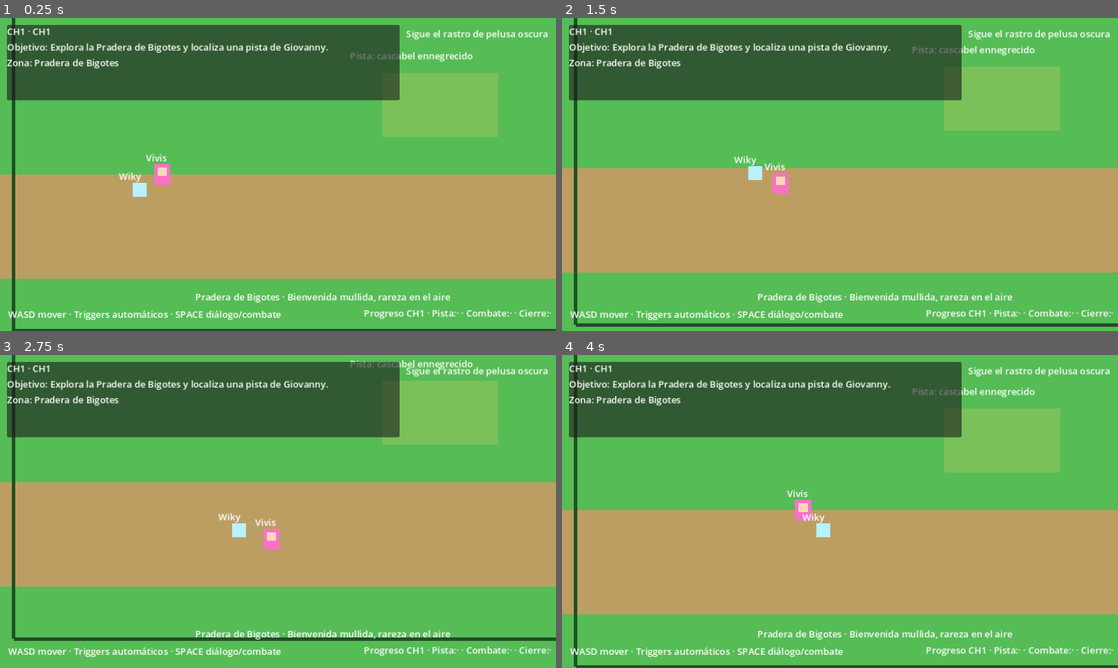
Above: before the commit, frames 1-4 (two rows, left to right).
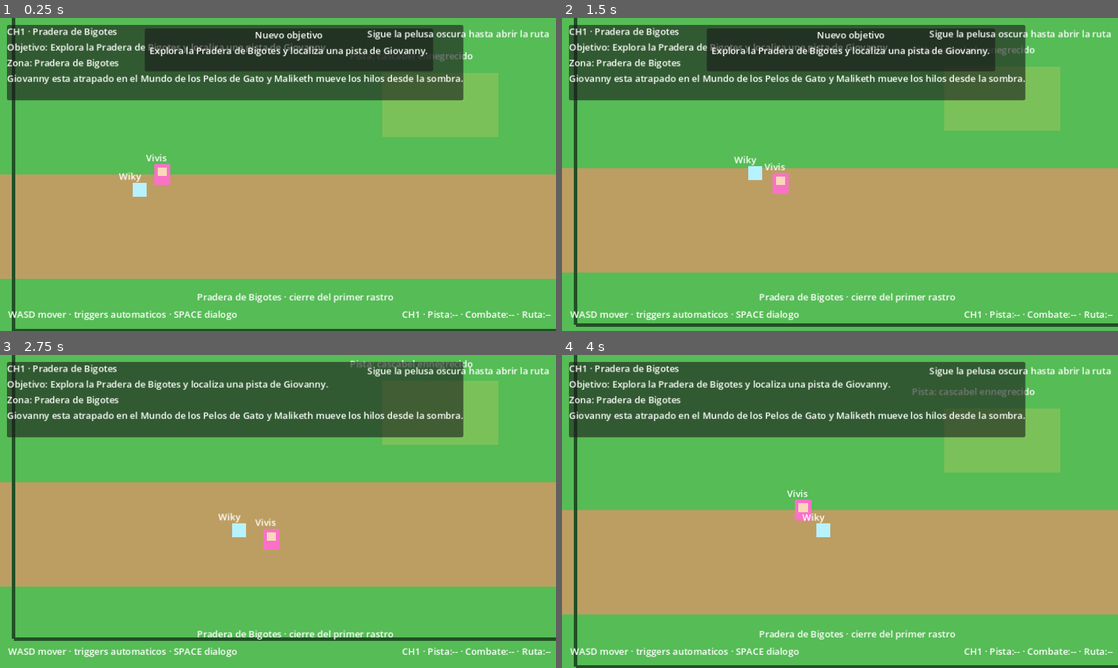
Above: after the commit, the same moments.

Repository: giovannyTorres/Sorpresa-Vivis
Game: Godot game, scene res://overworld/scenes/map_pradera_bigotes.tscn
Same seed, same stepped clock (60 frames per second), same inputs: the game is played once before the commit and once after it. This scene is started directly instead of the project's main scene.
Inputs:
- Up to frame 1 (0.25 s): no input
- Up to frame 2 (1.5 s): tap Enter at 0.5 s; hold D (move_right) 0.53-1.28 s; hold Space (action_primary) 0.53-1.28 s; hold S (move_down) from 1.28 s (still down); tap Space (action_primary) at 1.35 s
- Up to frame 3 (2.75 s): release S (move_down) at 2.03 s; hold D (move_right) from 2.03 s (still down); hold Space (action_primary) from 2.03 s (still down)
- Up to frame 4 (4 s): release D (move_right) at 2.78 s; release Space (action_primary) at 2.78 s; hold W (move_up) 2.78-3.53 s; tap Space (action_primary) at 2.85 s; hold A (move_left) from 3.53 s (still down); hold Space (action_primary) from 3.53 s (still down)

The runs differ from the first frame. In frame 1, 12% of the frame differs, in the area x 1-100%, y 2-97%; in frame 2, 12%; in frame 3, 5.7%; in frame 4, 5.7%.

Commit message:
Implement CH1 to CH2 overworld transition teaser

Diff:
--- a/godot_game/data/events/ch1_objectives.json
+++ /dev/null
@@ -1,8 +0,0 @@
-{
-  "ch1": {
-    "start": "Explora la Pradera de Bigotes y localiza una pista de Giovanny.",
-    "after_clue": "Llega al Altar de Maliketh para purgar la pelusa corrupta.",
-    "after_combat": "Regresa al claro inicial y confirma la resonancia del cascabel.",
-    "completed": "CH1 completado: obtuviste la Resonancia de Cascabel."
-  }
-}
--- a/godot_game/overworld/scenes/map_pradera_bigotes.tscn
+++ b/godot_game/overworld/scenes/map_pradera_bigotes.tscn
@@ -1,14 +1,15 @@
-[gd_scene load_steps=11 format=3]
+[gd_scene load_steps=12 format=3]
 
 [ext_resource type="Script" path="res://overworld/scripts/player_controller.gd" id="1_player"]
 [ext_resource type="Script" path="res://overworld/scripts/companion_follower.gd" id="2_companion"]
 [ext_resource type="Script" path="res://ui/scripts/hud_controller.gd" id="3_hud"]
 [ext_resource type="Script" path="res://overworld/scripts/ch1_combat_gate_trigger.gd" id="4_trigger"]
-[ext_resource type="Script" path="res://overworld/scripts/ch1_pradera_controller.gd" id="5_map"]
+[ext_resource type="Script" path="res://overworld/scripts/chapter_zone_controller.gd" id="5_map"]
 [ext_resource type="Script" path="res://overworld/scripts/maliketh_echo_trigger.gd" id="6_echo"]
 [ext_resource type="Script" path="res://overworld/scripts/ch1_story_trigger.gd" id="7_story"]
-
-[sub_resource type="RectangleShape2D" id="RectangleShape2D_combat"]
+[ext_resource type="Script" path="res://overworld/scripts/conditional_map_transition.gd" id="8_exit"]
+
+[sub_resource type="RectangleShape2D" id="RectangleShape2D_area"]
 size = Vector2(200, 110)
 
 [sub_resource type="CircleShape2D" id="CircleShape2D_player"]
@@ -16,6 +17,7 @@
 
 [node name="MapPraderaBigotes" type="Node2D"]
 script = ExtResource("5_map")
+chapter_id = "ch1"
 
 [node name="World" type="Node2D" parent="."]
 
@@ -47,11 +49,27 @@
 text = "Altar de Maliketh"
 
 [node name="FurStorm" type="Label" parent="World"]
-offset_left = 1040.0
+offset_left = 1010.0
 offset_top = 250.0
-offset_right = 1643.0
+offset_right = 1670.0
 offset_bottom = 292.0
 text = "Remolino de pelos en el cielo... como un ojo vigilante"
+
+[node name="UmbralGate" type="Polygon2D" parent="World"]
+color = Color(0.14, 0.12, 0.18, 1)
+polygon = PackedVector2Array(1730, 520, 1880, 520, 1880, 900, 1730, 900)
+
+[node name="UmbralGlow" type="Polygon2D" parent="World"]
+color = Color(0.72, 0.52, 0.94, 0.48)
+polygon = PackedVector2Array(1758, 560, 1854, 560, 1854, 856, 1758, 856)
+
+[node name="UmbralGateLabel" type="Label" parent="World"]
+offset_left = 1640.0
+offset_top = 470.0
+offset_right = 1908.0
+offset_bottom = 514.0
+horizontal_alignment = 1
+text = "Ruta al Sendero del Umbral"
 
 [node name="MapBorderTop" type="Line2D" parent="World"]
 width = 6.0
@@ -104,16 +122,16 @@
 objective_after = "Derrota a la pelusa corrupta para recuperar la resonancia."
 
 [node name="CollisionShape2D" type="CollisionShape2D" parent="CombatTrigger"]
-shape = SubResource("RectangleShape2D_combat")
+shape = SubResource("RectangleShape2D_area")
 
 [node name="TriggerVisual" type="Polygon2D" parent="CombatTrigger"]
 color = Color(0.95, 0.38, 0.52, 0.35)
 polygon = PackedVector2Array(-100, -55, 100, -55, 100, 55, -100, 55)
 
 [node name="PromptLabel" type="Label" parent="CombatTrigger"]
-offset_left = -135.0
+offset_left = -150.0
 offset_top = -96.0
-offset_right = 135.0
+offset_right = 150.0
 offset_bottom = -68.0
 text = "Altar hostil · activa combate"
 
@@ -122,10 +140,24 @@
 script = ExtResource("6_echo")
 
 [node name="CollisionShape2D" type="CollisionShape2D" parent="MalikethEchoTrigger"]
-shape = SubResource("RectangleShape2D_combat")
+shape = SubResource("RectangleShape2D_area")
 
 [node name="EchoFog" type="Polygon2D" parent="MalikethEchoTrigger"]
 color = Color(0.61, 0.33, 0.77, 0.25)
+polygon = PackedVector2Array(-100, -55, 100, -55, 100, 55, -100, 55)
+
+[node name="ChapterExit" type="Area2D" parent="."]
+position = Vector2(1788, 740)
+script = ExtResource("8_exit")
+target_scene = "res://overworld/scenes/map_sendero_umbral.tscn"
+required_flag = "ch1_exit_to_ch2_open"
+locked_dialogue_id = "ch1_exit_locked"
+
+[node name="CollisionShape2D" type="CollisionShape2D" parent="ChapterExit"]
+shape = SubResource("RectangleShape2D_area")
+
+[node name="ExitVisual" type="Polygon2D" parent="ChapterExit"]
+color = Color(0.95, 0.87, 0.4, 0.2)
 polygon = PackedVector2Array(-100, -55, 100, -55, 100, 55, -100, 55)
 
 [node name="Player" type="CharacterBody2D" parent="."]
@@ -181,13 +213,13 @@
 [node name="PanelContainer" type="PanelContainer" parent="HUD"]
 offset_left = 12.0
 offset_top = 12.0
-offset_right = 690.0
+offset_right = 720.0
 offset_bottom = 142.0
 
 [node name="VBoxContainer" type="VBoxContainer" parent="HUD/PanelContainer"]
 
 [node name="ChapterLabel" type="Label" parent="HUD/PanelContainer/VBoxContainer"]
-text = "Capítulo"
+text = "Capitulo"
 
 [node name="ObjectiveLabel" type="Label" parent="HUD/PanelContainer/VBoxContainer"]
 text = "Objetivo"
@@ -197,34 +229,58 @@
 
 [node name="ContextLabel" type="Label" parent="HUD/PanelContainer/VBoxContainer"]
 text = "Contexto"
+
+[node name="AnnouncementPanel" type="PanelContainer" parent="HUD"]
+visible = false
+offset_left = 250.0
+offset_top = 18.0
+offset_right = 748.0
+offset_bottom = 92.0
+
+[node name="VBoxContainer" type="VBoxContainer" parent="HUD/AnnouncementPanel"]
+
+[node name="Title" type="Label" parent="HUD/AnnouncementPanel/VBoxContainer"]
+horizontal_alignment = 1
+text = "Aviso"
+
+[node name="Subtitle" type="Label" parent="HUD/AnnouncementPanel/VBoxContainer"]
+horizontal_alignment = 1
+autowrap_mode = 3
+text = "Subtitulo"
+
+[node name="AnnouncementTimer" type="Timer" parent="HUD"]
+wait_time = 2.6
+one_shot = true
 
 [node name="ControlsHint" type="Label" parent="HUD"]
 offset_left = 14.0
 offset_top = 500.0
 offset_right = 640.0
 offset_bottom = 528.0
-text = "WASD mover · Triggers automáticos · SPACE diálogo/combate"
+text = "WASD mover · triggers automaticos · SPACE dialogo"
 
 [node name="ZoneHint" type="Label" parent="HUD"]
-offset_left = 670.0
+offset_left = 610.0
 offset_top = 16.0
-offset_right = 946.0
+offset_right = 948.0
 offset_bottom = 48.0
 horizontal_alignment = 2
 text = "Sigue el rastro de pelusa oscura"
 
 [node name="WelcomeTone" type="Label" parent="HUD"]
-offset_left = 220.0
+offset_left = 160.0
 offset_top = 470.0
-offset_right = 894.0
-offset_bottom = 498.0
+offset_right = 860.0
+offset_bottom = 500.0
 horizontal_alignment = 1
 text = "Pradera de Bigotes"
 
 [node name="ProgressLabel" type="Label" parent="HUD"]
-offset_left = 510.0
-offset_top = 498.0
+offset_left = 470.0
+offset_top = 500.0
 offset_right = 952.0
 offset_bottom = 528.0
 horizontal_alignment = 2
-text = "Progreso CH1"
+text = "CH1"
+
+[connection signal="timeout" from="HUD/AnnouncementTimer" to="HUD" method="_on_announcement_timer_timeout"]
--- /dev/null
+++ b/godot_game/overworld/scenes/map_sendero_umbral.tscn
@@ -0,0 +1,219 @@
+[gd_scene load_steps=10 format=3]
+
+[ext_resource type="Script" path="res://overworld/scripts/player_controller.gd" id="1_player"]
+[ext_resource type="Script" path="res://overworld/scripts/companion_follower.gd" id="2_companion"]
+[ext_resource type="Script" path="res://ui/scripts/hud_controller.gd" id="3_hud"]
+[ext_resource type="Script" path="res://overworld/scripts/chapter_zone_controller.gd" id="4_map"]
+[ext_resource type="Script" path="res://overworld/scripts/maliketh_echo_trigger.gd" id="5_echo"]
+
+[sub_resource type="RectangleShape2D" id="RectangleShape2D_area"]
+size = Vector2(220, 120)
+
+[sub_resource type="CircleShape2D" id="CircleShape2D_player"]
+radius = 14.0
+
+[node name="MapSenderoUmbral" type="Node2D"]
+script = ExtResource("4_map")
+chapter_id = "ch2"
+
+[node name="World" type="Node2D" parent="."]
+
+[node name="Sky" type="Polygon2D" parent="World"]
+color = Color(0.2, 0.18, 0.28, 1)
+polygon = PackedVector2Array(0, 0, 1920, 0, 1920, 460, 0, 460)
+
+[node name="AshField" type="Polygon2D" parent="World"]
+color = Color(0.36, 0.34, 0.31, 1)
+polygon = PackedVector2Array(0, 360, 1920, 360, 1920, 1080, 0, 1080)
+
+[node name="Road" type="Polygon2D" parent="World"]
+color = Color(0.57, 0.48, 0.36, 1)
+polygon = PackedVector2Array(0, 740, 1920, 650, 1920, 860, 0, 930)
+
+[node name="FurScar" type="Polygon2D" parent="World"]
+color = Color(0.1, 0.04, 0.15, 1)
+polygon = PackedVector2Array(1090, 230, 1370, 260, 1520, 440, 1430, 650, 1170, 600, 1020, 390)
+
+[node name="ScarGlow" type="Polygon2D" parent="World"]
+color = Color(0.73, 0.28, 0.86, 0.42)
+polygon = PackedVector2Array(1130, 280, 1320, 300, 1420, 430, 1360, 575, 1190, 540, 1080, 385)
+
+[node name="ScarLabel" type="Label" parent="World"]
+offset_left = 1022.0
+offset_top = 188.0
+offset_right = 1552.0
+offset_bottom = 228.0
+text = "Grieta de pelusa: una huella reciente de Maliketh"
+
+[node name="FurRainOne" type="Label" parent="World"]
+offset_left = 200.0
+offset_top = 130.0
+offset_right = 760.0
+offset_bottom = 164.0
+text = "Pelusa negra flotando a contracorriente"
+
+[node name="FurRainTwo" type="Label" parent="World"]
+offset_left = 1380.0
+offset_top = 130.0
+offset_right = 1820.0
+offset_bottom = 164.0
+text = "Todo aqui vibra como si alguien estuviera mirando"
+
+[node name="MapBorderTop" type="Line2D" parent="World"]
+width = 6.0
+default_color = Color(0.08, 0.06, 0.1, 1)
+points = PackedVector2Array(24, 100, 1896, 100)
+
+[node name="MapBorderBottom" type="Line2D" parent="World"]
+width = 6.0
+default_color = Color(0.08, 0.06, 0.1, 1)
+points = PackedVector2Array(24, 1030, 1896, 1030)
+
+[node name="MapBorderLeft" type="Line2D" parent="World"]
+width = 6.0
+default_color = Color(0.08, 0.06, 0.1, 1)
+points = PackedVector2Array(24, 100, 24, 1030)
+
+[node name="MapBorderRight" type="Line2D" parent="World"]
+width = 6.0
+default_color = Color(0.08, 0.06, 0.1, 1)
+points = PackedVector2Array(1896, 100, 1896, 1030)
+
+[node name="MalikethWarningTrigger" type="Area2D" parent="."]
+position = Vector2(1270, 470)
+script = ExtResource("5_echo")
+dialogue_id = "ch2_maliketh_warning"
+trigger_flag = "ch2_echo_seen"
+
+[node name="CollisionShape2D" type="CollisionShape2D" parent="MalikethWarningTrigger"]
+shape = SubResource("RectangleShape2D_area")
+
+[node name="WarningPulse" type="Polygon2D" parent="MalikethWarningTrigger"]
+color = Color(0.85, 0.32, 0.88, 0.24)
+polygon = PackedVector2Array(-110, -60, 110, -60, 110, 60, -110, 60)
+
+[node name="Player" type="CharacterBody2D" parent="."]
+position = Vector2(180, 820)
+script = ExtResource("1_player")
+world_bounds = Rect2(64, 120, 1792, 896)
+
+[node name="CollisionShape2D" type="CollisionShape2D" parent="Player"]
+shape = SubResource("CircleShape2D_player")
+
+[node name="VivisBody" type="Polygon2D" parent="Player"]
+color = Color(0.98, 0.45, 0.78, 1)
+polygon = PackedVector2Array(-14, -18, 14, -18, 14, 18, -14, 18)
+
+[node name="VivisFace" type="Polygon2D" parent="Player"]
+color = Color(0.98, 0.85, 0.72, 1)
+polygon = PackedVector2Array(-8, -12, 8, -12, 8, 3, -8, 3)
+
+[node name="VivisName" type="Label" parent="Player"]
+offset_left = -28.0
+offset_top = -40.0
+offset_right = 30.0
+offset_bottom = -16.0
+text = "Vivis"
+
+[node name="Camera2D" type="Camera2D" parent="Player"]
+enabled = true
+limit_left = 0
+limit_top = 0
+limit_right = 1920
+limit_bottom = 1080
+position_smoothing_enabled = true
+position_smoothing_speed = 5.0
+
+[node name="Companion" type="Node2D" parent="."]
+position = Vector2(120, 860)
+script = ExtResource("2_companion")
+target_path = NodePath("../Player")
+
+[node name="CompanionBody" type="Polygon2D" parent="Companion"]
+color = Color(0.72, 0.95, 1, 1)
+polygon = PackedVector2Array(-12, -12, 12, -12, 12, 12, -12, 12)
+
+[node name="CompanionName" type="Label" parent="Companion"]
+offset_left = -36.0
+offset_top = -34.0
+offset_right = 46.0
+offset_bottom = -12.0
+text = "Wiky"
+
+[node name="HUD" type="CanvasLayer" parent="."]
+script = ExtResource("3_hud")
+
+[node name="PanelContainer" type="PanelContainer" parent="HUD"]
+offset_left = 12.0
+offset_top = 12.0
+offset_right = 720.0
+offset_bottom = 142.0
+
+[node name="VBoxContainer" type="VBoxContainer" parent="HUD/PanelContainer"]
+
+[node name="ChapterLabel" type="Label" parent="HUD/PanelContainer/VBoxContainer"]
+text = "Capitulo"
+
+[node name="ObjectiveLabel" type="Label" parent="HUD/PanelContainer/VBoxContainer"]
+text = "Objetivo"
+
+[node name="ZoneLabel" type="Label" parent="HUD/PanelContainer/VBoxContainer"]
+text = "Zona"
+
+[node name="ContextLabel" type="Label" parent="HUD/PanelContainer/VBoxContainer"]
+text = "Contexto"
+
+[node name="AnnouncementPanel" type="PanelContainer" parent="HUD"]
+visible = false
+offset_left = 250.0
+offset_top = 18.0
+offset_right = 748.0
+offset_bottom = 92.0
+
+[node name="VBoxContainer" type="VBoxContainer" parent="HUD/AnnouncementPanel"]
+
+[node name="Title" type="Label" parent="HUD/AnnouncementPanel/VBoxContainer"]
+horizontal_alignment = 1
+text = "Aviso"
+
+[node name="Subtitle" type="Label" parent="HUD/AnnouncementPanel/VBoxContainer"]
+horizontal_alignment = 1
+autowrap_mode = 3
+text = "Subtitulo"
+
+[node name="AnnouncementTimer" type="Timer" parent="HUD"]
+wait_time = 2.6
+one_shot = true
+
+[node name="ControlsHint" type="Label" parent="HUD"]
+offset_left = 14.0
+offset_top = 500.0
+offset_right = 640.0
+offset_bottom = 528.0
+text = "WASD mover · teaser jugable de CH2 · SPACE dialogo"
+
+[node name="ZoneHint" type="Label" parent="HUD"]
+offset_left = 560.0
+offset_top = 16.0
+offset_right = 948.0
+offset_bottom = 48.0
+horizontal_alignment = 2
+text = "El viaje continua por un terreno mas roto"
+
+[node name="WelcomeTone" type="Label" parent="HUD"]
+offset_left = 120.0
+offset_top = 470.0
+offset_right = 860.0
+offset_bottom = 500.0
+horizontal_alignment = 1
+text = "Sendero del Umbral"
+
+[node name="ProgressLabel" type="Label" parent="HUD"]
+offset_left = 470.0
+offset_top = 500.0
+offset_right = 952.0
+offset_bottom = 528.0
+horizontal_alignment = 2
+text = "CH2"
+
+[connection signal="timeout" from="HUD/AnnouncementTimer" to="HUD" method="_on_announcement_timer_timeout"]
--- a/godot_game/overworld/scripts/ch1_pradera_controller.gd
+++ /dev/null
@@ -1,61 +0,0 @@
-extends Node2D
-
-@onready var welcome_label: Label = $HUD/WelcomeTone
-@onready var progress_label: Label = $HUD/ProgressLabel
-
-var _objectives: Dictionary = {}
-
-func _ready() -> void:
-	_load_objectives()
-	GameState.set_zone("Pradera de Bigotes")
-	if GameState.world_flags.get("ch1_completed", false):
-		GameState.set_objective(_obj("completed"))
-	if not GameState.world_flags.get("ch1_guardian_defeated", false):
-		GameState.set_objective(_obj("start"))
-	welcome_label.text = "Pradera de Bigotes · Bienvenida mullida, rareza en el aire"
-	EventBus.dialogue_finished.connect(_on_dialogue_finished)
-	if not GameState.world_flags.get("ch1_overworld_intro_seen", false):
-		GameState.mark_flag("ch1_overworld_intro_seen", true)
-		EventBus.request_dialogue("ch1_overworld_intro")
-	if GameState.world_flags.get("ch1_guardian_defeated", false) and not GameState.world_flags.get("ch1_resolution_seen", false):
-		GameState.mark_flag("ch1_resolution_seen", true)
-		EventBus.request_dialogue("ch1_resolution")
-	_update_progress()
-
-func _exit_tree() -> void:
-	if EventBus.dialogue_finished.is_connected(_on_dialogue_finished):
-		EventBus.dialogue_finished.disconnect(_on_dialogue_finished)
-
-func _on_dialogue_finished(dialogue_id: String) -> void:
-	if dialogue_id == "ch1_overworld_intro":
-		GameState.set_objective(_obj("start"))
-		_update_progress()
-	if dialogue_id == "ch1_clue":
-		GameState.set_objective(_obj("after_clue"))
-		_update_progress()
-	if dialogue_id == "ch1_resolution":
-		GameState.mark_flag("ch1_completed", true)
-		GameState.mark_flag("item_resonancia_cascabel", true)
-		GameState.set_objective(_obj("completed"))
-		_update_progress()
-
-func _load_objectives() -> void:
-	var file := FileAccess.open("res://data/events/ch1_objectives.json", FileAccess.READ)
-	if file == null:
-		return
-	var parsed: Variant = JSON.parse_string(file.get_as_text())
-	if typeof(parsed) != TYPE_DICTIONARY:
-		return
-	_objectives = (parsed as Dictionary).get("ch1", {})
-
-func _obj(key: String) -> String:
-	return str(_objectives.get(key, ""))
-
-func _update_progress() -> void:
-	var explored := GameState.world_flags.get("ch1_clue_seen", false)
-	var fought := GameState.world_flags.get("ch1_guardian_defeated", false)
-	var closed := GameState.world_flags.get("ch1_completed", false)
-	progress_label.text = "Progreso CH1 · Pista:%s · Combate:%s · Cierre:%s" % [_mark(explored), _mark(fought), _mark(closed)]
-
-func _mark(value: bool) -> String:
-	return "✓" if value else "·"
--- /dev/null
+++ b/godot_game/overworld/scripts/chapter_zone_controller.gd
@@ -0,0 +1,119 @@
+extends Node2D
+class_name ChapterZoneController
+
+@export var chapter_id: String = "ch1"
+
+@onready var welcome_label: Label = $HUD/WelcomeTone
+@onready var progress_label: Label = $HUD/ProgressLabel
+@onready var hint_label: Label = $HUD/ZoneHint
+
+var _flow: Dictionary = {}
+
+func _ready() -> void:
+	_flow = GameState.get_chapter_flow(chapter_id)
+	GameState.load_chapter(chapter_id)
+	GameState.set_zone(str(_flow.get("zone_name", GameState.current_zone_name)))
+	welcome_label.text = str(_flow.get("welcome_text", ""))
+	hint_label.text = str(_flow.get("hint_text", ""))
+	EventBus.dialogue_finished.connect(_on_dialogue_finished)
+	_mark_started()
+	_try_start_dialogue()
+	_try_completion_dialogue()
+	_sync_objective()
+	_update_progress()
+
+func _exit_tree() -> void:
+	if EventBus.dialogue_finished.is_connected(_on_dialogue_finished):
+		EventBus.dialogue_finished.disconnect(_on_dialogue_finished)
+
+func _on_dialogue_finished(dialogue_id: String) -> void:
+	if dialogue_id == str(_flow.get("entry_dialogue", "")):
+		GameState.push_banner(
+			"Capitulo %s" % chapter_id.to_upper(),
+			GameState.current_chapter_name,
+			"chapter"
+		)
+	elif dialogue_id == str(_flow.get("completion_dialogue", "")):
+		_apply_completion()
+		var transition_dialogue := str(_flow.get("transition_dialogue", ""))
+		if not transition_dialogue.is_empty():
+			EventBus.request_dialogue(transition_dialogue)
+	elif dialogue_id == str(_flow.get("transition_dialogue", "")):
+		var transition_seen_flag := str(_flow.get("transition_seen_flag", ""))
+		if not transition_seen_flag.is_empty():
+			GameState.mark_flag(transition_seen_flag, true)
+		var exit_flag := str(_flow.get("exit_unlock_flag", ""))
+		if not exit_flag.is_empty():
+			GameState.mark_flag(exit_flag, true)
+			GameState.push_banner("Nuevo destino", "La ruta hacia CH2 ya puede cruzarse.", "transition")
+	_sync_objective()
+	_update_progress()
+
+func _mark_started() -> void:
+	var started_flag := str(_flow.get("chapter_started_flag", ""))
+	if started_flag.is_empty():
+		return
+	if GameState.world_flags.get(started_flag, false):
+		return
+	GameState.mark_flag(started_flag, true)
+
+func _try_start_dialogue() -> void:
+	var entry_flag := str(_flow.get("entry_flag", ""))
+	var entry_dialogue := str(_flow.get("entry_dialogue", ""))
+	if entry_flag.is_empty() or entry_dialogue.is_empty():
+		return
+	if GameState.world_flags.get(entry_flag, false):
+		return
+	GameState.mark_flag(entry_flag, true)
+	EventBus.request_dialogue(entry_dialogue)
+
+func _try_completion_dialogue() -> void:
+	var completion_trigger_flag := str(_flow.get("completion_trigger_flag", ""))
+	var completion_seen_flag := str(_flow.get("completion_seen_flag", ""))
+	var completion_dialogue := str(_flow.get("completion_dialogue", ""))
+	if completion_trigger_flag.is_empty() or completion_dialogue.is_empty():
+		return
+	if not GameState.world_flags.get(completion_trigger_flag, false):
+		return
+	if not completion_seen_flag.is_empty() and GameState.world_flags.get(completion_seen_flag, false):
+		return
+	if not completion_seen_flag.is_empty():
+		GameState.mark_flag(completion_seen_flag, true)
+	EventBus.request_dialogue(completion_dialogue)
+
+func _apply_completion() -> void:
+	for reward_flag in _flow.get("completion_rewards", []):
+		GameState.mark_flag(str(reward_flag), true)
+	GameState.push_banner(
+		"%s completado" % chapter_id.to_upper(),
+		"La aventura avanza hacia el siguiente destino.",
+		"success"
+	)
+
+func _sync_objective() -> void:
+	var objective_states: Array = _flow.get("objective_states", [])
+	for state_data in objective_states:
+		var state := state_data as Dictionary
+		if _matches_state(state):
+			GameState.set_objective_by_id(chapter_id, str(state.get("objective_id", "")))
+
+func _matches_state(state: Dictionary) -> bool:
+	for flag_name in state.get("require_flags", []):
+		if not GameState.world_flags.get(str(flag_name), false):
+			return false
+	for flag_name in state.get("block_flags", []):
+		if GameState.world_flags.get(str(flag_name), false):
+			return false
+	return true
+
+func _update_progress() -> void:
+	var chunks: Array[String] = []
+	for progress_data in _flow.get("progress_flags", []):
+		var progress := progress_data as Dictionary
+		var label := str(progress.get("label", "Paso"))
+		var flag_name := str(progress.get("flag", ""))
+		chunks.append("%s:%s" % [label, _mark(GameState.world_flags.get(flag_name, false))])
+	progress_label.text = "%s · %s" % [chapter_id.to_upper(), " · ".join(chunks)]
+
+func _mark(value: bool) -> String:
+	return "OK" if value else "--"
--- /dev/null
+++ b/godot_game/overworld/scripts/conditional_map_transition.gd
@@ -0,0 +1,20 @@
+extends Area2D
+class_name ConditionalMapTransition
+
+@export_file("*.tscn") var target_scene: String
+@export var required_flag: String = ""
+@export var locked_dialogue_id: String = ""
+
+func _ready() -> void:
+	body_entered.connect(_on_body_entered)
+
+func _on_body_entered(body: Node) -> void:
+	if not (body is PlayerController):
+		return
+	if not required_flag.is_empty() and not GameState.world_flags.get(required_flag, false):
+		if not locked_dialogue_id.is_empty():
+			EventBus.request_dialogue(locked_dialogue_id)
+		return
+	if target_scene.is_empty():
+		return
+	EventBus.request_map_transition(target_scene)
--- a/godot_game/ui/scripts/hud_controller.gd
+++ b/godot_game/ui/scripts/hud_controller.gd
@@ -5,24 +5,57 @@
 @onready var objective_label: Label = $PanelContainer/VBoxContainer/ObjectiveLabel
 @onready var zone_label: Label = $PanelContainer/VBoxContainer/ZoneLabel
 @onready var context_label: Label = $PanelContainer/VBoxContainer/ContextLabel
+@onready var banner_panel: PanelContainer = $AnnouncementPanel
+@onready var banner_title: Label = $AnnouncementPanel/VBoxContainer/Title
+@onready var banner_subtitle: Label = $AnnouncementPanel/VBoxContainer/Subtitle
+@onready var banner_timer: Timer = $AnnouncementTimer
+
+var _ready_for_feedback: bool = false
+var _last_chapter_seen: String = ""
+var _last_objective_seen: String = ""
 
 func _ready() -> void:
 	GameState.chapter_changed.connect(_on_chapter_changed)
 	GameState.objective_changed.connect(_on_objective_changed)
 	GameState.zone_changed.connect(_on_zone_changed)
+	GameState.banner_requested.connect(_on_banner_requested)
+	banner_panel.visible = false
 	_on_chapter_changed(GameState.current_chapter)
 	_on_objective_changed(GameState.current_objective)
 	_on_zone_changed(GameState.current_zone_name)
-	context_label.text = GameState.chapter_context
+	_last_chapter_seen = GameState.current_chapter
+	_last_objective_seen = GameState.current_objective
+	_ready_for_feedback = true
 
 func _on_chapter_changed(chapter_id: String) -> void:
 	var chapter_name := GameState.current_chapter_name
 	if chapter_name.is_empty():
 		chapter_name = chapter_id.to_upper()
 	chapter_label.text = "%s · %s" % [chapter_id.to_upper(), chapter_name]
+	context_label.text = GameState.chapter_context
+	if _ready_for_feedback and chapter_id != _last_chapter_seen:
+		_show_banner("Capitulo %s" % chapter_id.to_upper(), chapter_name)
+	_last_chapter_seen = chapter_id
 
 func _on_objective_changed(objective_text: String) -> void:
 	objective_label.text = "Objetivo: %s" % objective_text
+	if _ready_for_feedback and not objective_text.is_empty() and objective_text != _last_objective_seen:
+		_show_banner("Nuevo objetivo", objective_text)
+	_last_objective_seen = objective_text
 
 func _on_zone_changed(zone_name: String) -> void:
 	zone_label.text = "Zona: %s" % zone_name
+
+func _on_banner_requested(title: String, subtitle: String, _tone: String) -> void:
+	_show_banner(title, subtitle)
+
+func _show_banner(title: String, subtitle: String) -> void:
+	if title.is_empty() and subtitle.is_empty():
+		return
+	banner_title.text = title
+	banner_subtitle.text = subtitle
+	banner_panel.visible = true
+	banner_timer.start()
+
+func _on_announcement_timer_timeout() -> void:
+	banner_panel.visible = false
Not shown: 1 places in godot_game/overworld/scenes/map_pradera_bigotes.tscn that only renumber resources
